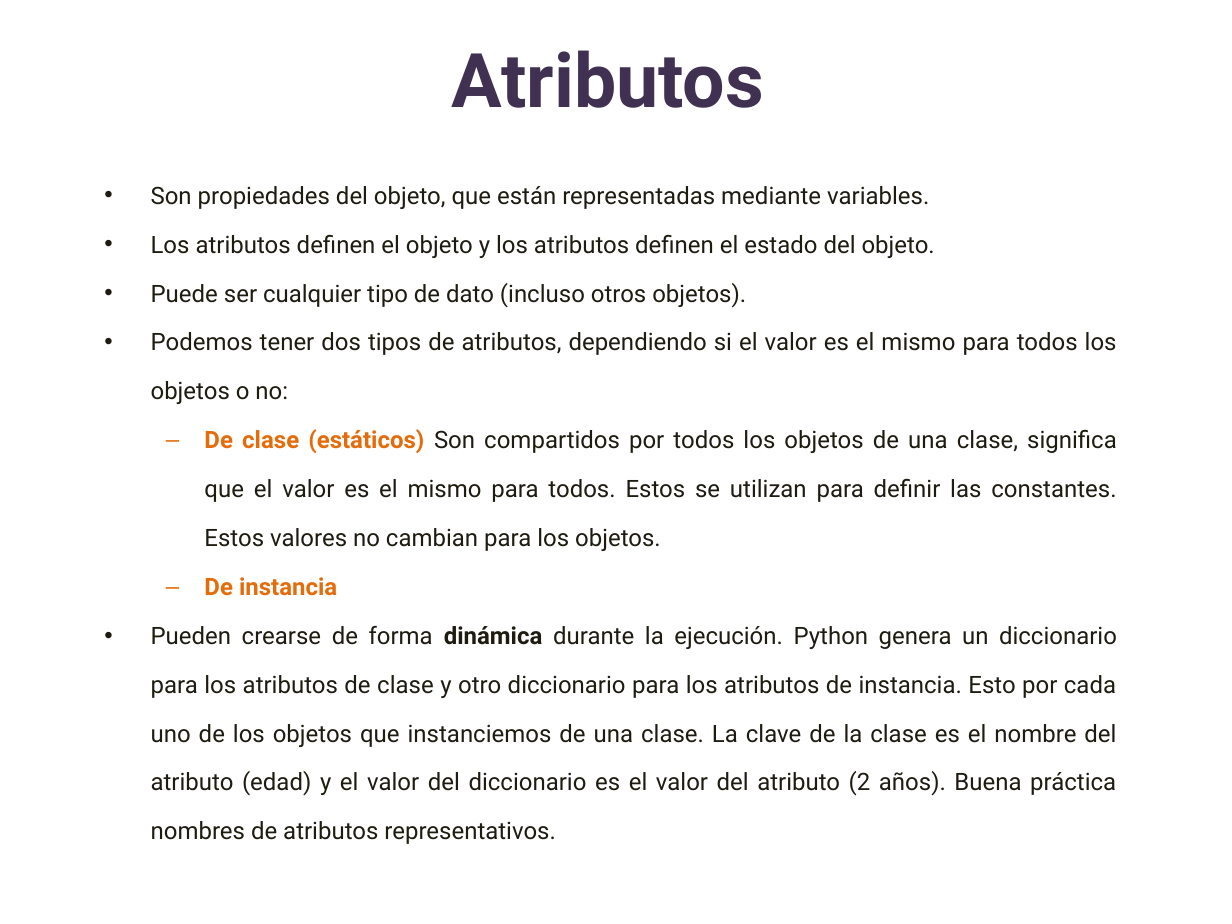
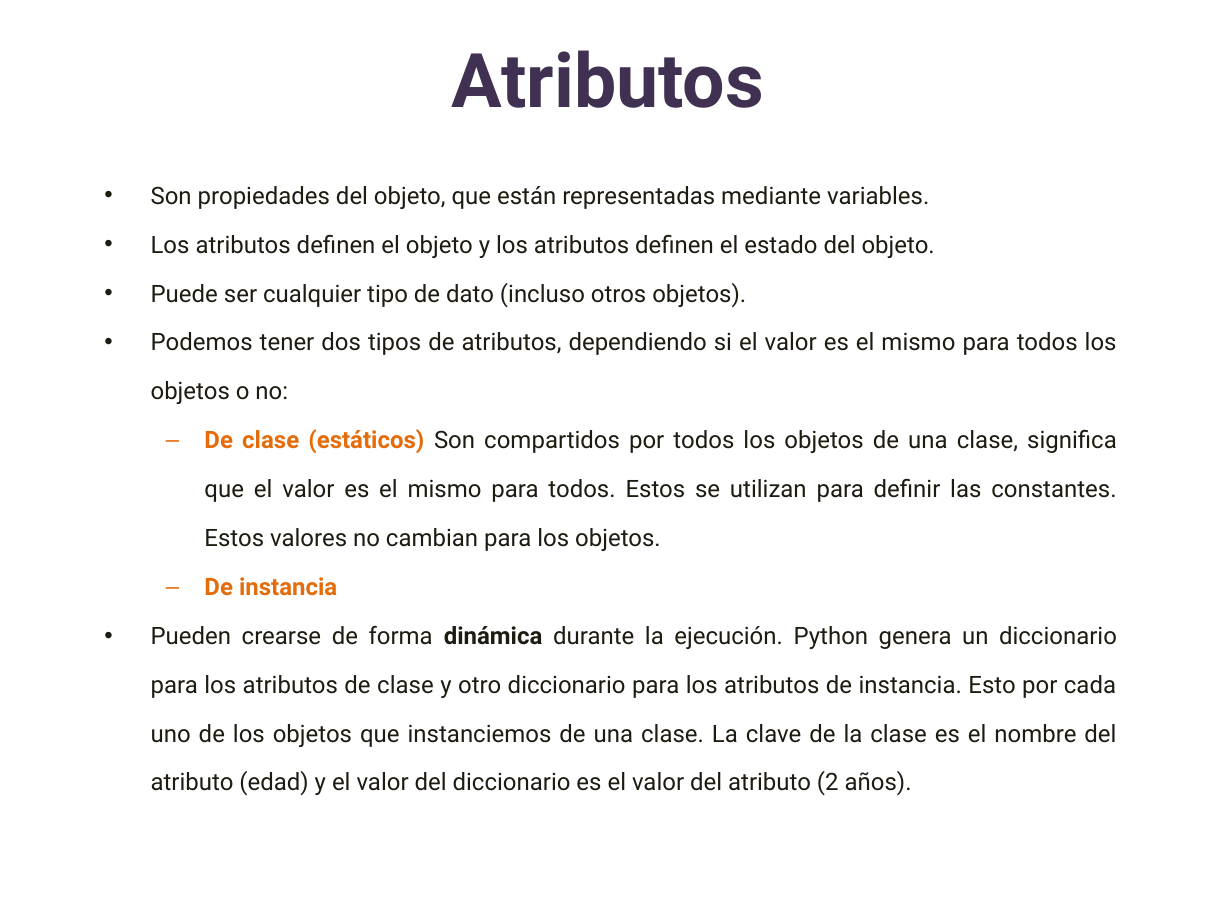
Before and after one commit to lizetheP/Analitica, a slide deck: slide 19 of CalendarioAgo2023/presentaciones/14_POO.pptx (slide 20 before the commit). Drawn at 1232x924 pixels with LibreOffice and Linux fonts; fonts in the diff are those of the drawing. Boxes give left, top, right and bottom in pixels: in the first picture for what was removed or moved away, otherwise in the second. Text is boxed around its words. In the diff, an @@ line names an element or a change of style, - is before the commit and + after.

```diff
--- a/CalendarioAgo2023/presentaciones/14_POO.pptx
+++ b/CalendarioAgo2023/presentaciones/14_POO.pptx
@@ text at bbox=[151, 625, 1117, 796]: text changed @@
-• Pueden crearse de forma dinámica durante la ejecución. Python genera un diccionario para los atributos de clase y otro diccionario para los atributos de instancia. Esto por cada uno de los objetos que instanciemos de una clase. La clave de la clase es el nombre del atributo (edad) y el valor del diccionario es el valor del atributo (2 años). Buena práctica nombres de atributos representativos.
+• Pueden crearse de forma dinámica durante la ejecución. Python genera un diccionario para los atributos de clase y otro diccionario para los atributos de instancia. Esto por cada uno de los objetos que instanciemos de una clase. La clave de la clase es el nombre del atributo (edad) y el valor del diccionario es el valor del atributo (2 años).
```
Also in this commit, not shown: 8 other slides changed, 1 slide added, 1 slide removed.
